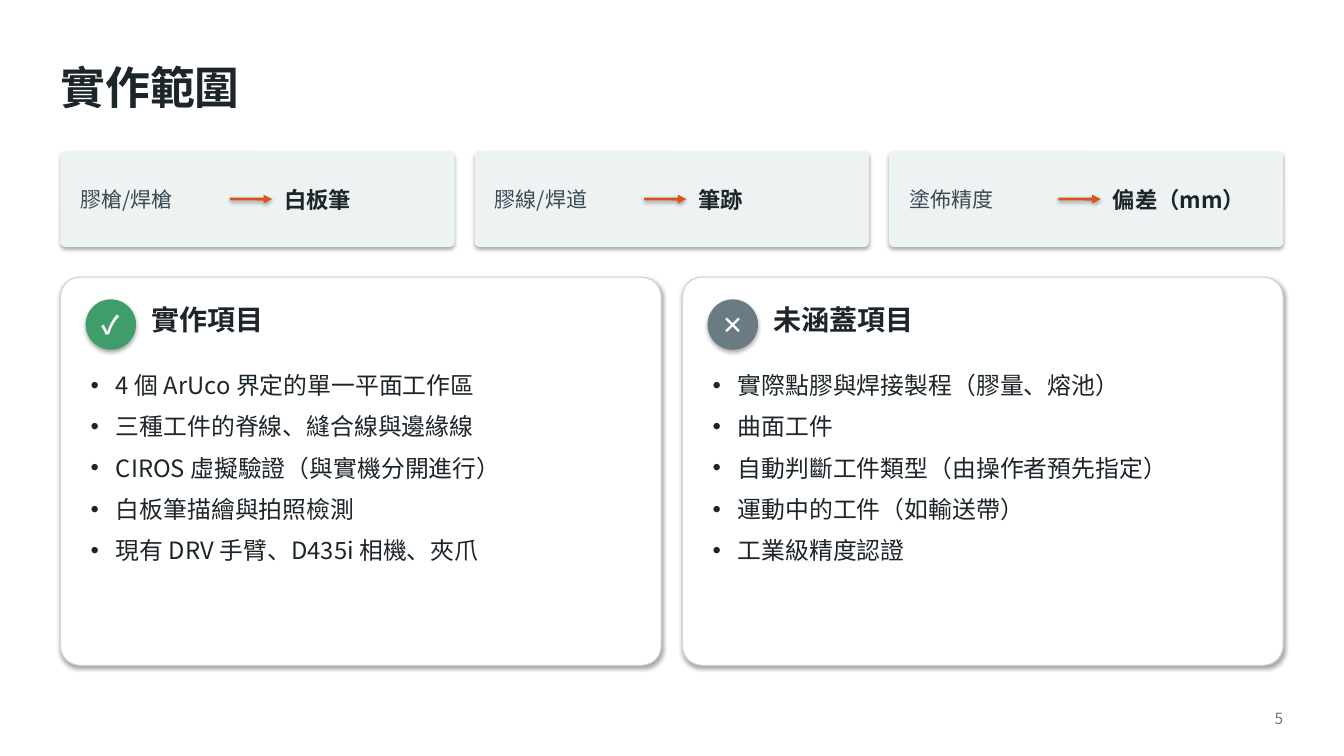
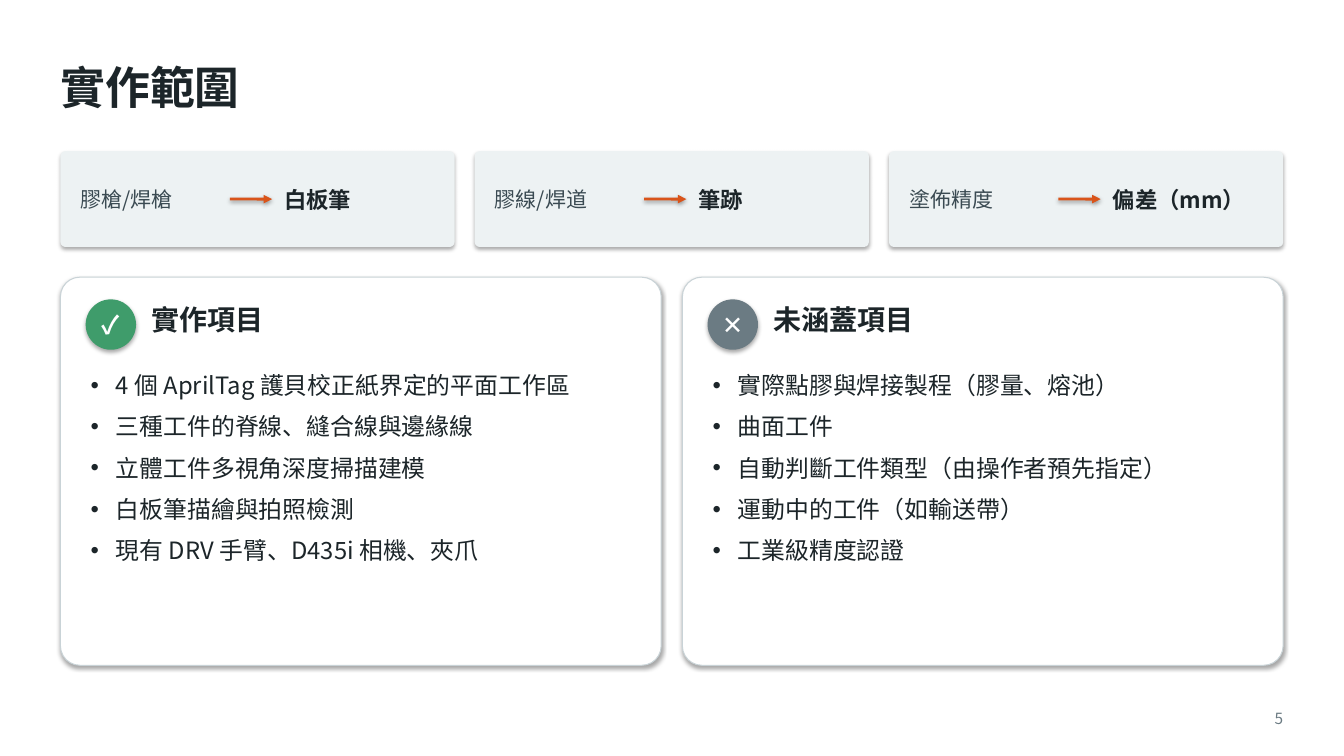
Before and after one commit to Rayyang800/PBL-path-planning, a slide deck: slide 5 of PBL專題規劃報告_三種工件版.pptx. Drawn at 1344x756 pixels with LibreOffice and Linux fonts; fonts in the diff are those of the drawing. Boxes give left, top, right and bottom in pixels: in the first picture for what was removed or moved away, otherwise in the second. Text is boxed around its words. In the diff, an @@ line names an element or a change of style, - is before the commit and + after.

```diff
--- a/PBL專題規劃報告_三種工件版.pptx
+++ b/PBL專題規劃報告_三種工件版.pptx
@@ text at [116,374,570,400]: text changed @@
-• 4 個 ArUco 界定的單一平面工作區
+• 4 個 AprilTag 護貝校正紙界定的平面工作區
@@ text at [116,457,426,479]: text changed @@
-• CIROS 虛擬驗證（與實機分開進行）
+• 立體工件多視角深度掃描建模
```
Also in this commit, not shown: 13 other slides changed, 10 slides added, 1 slide removed, 16 other files.
